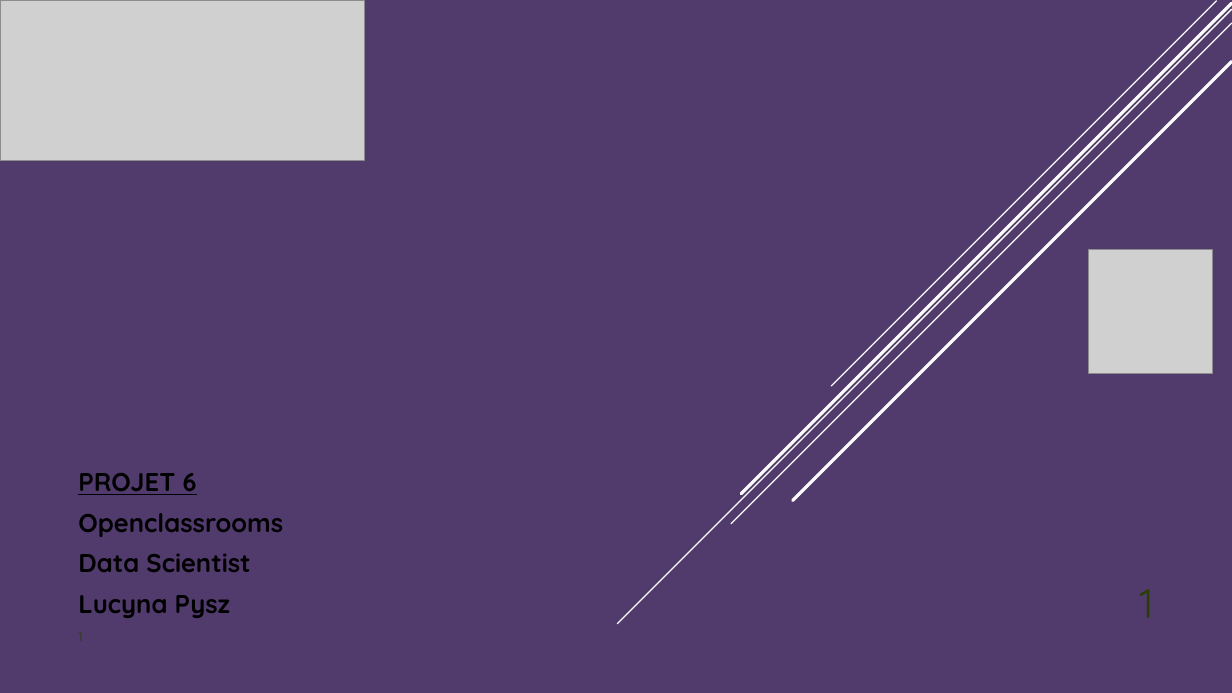
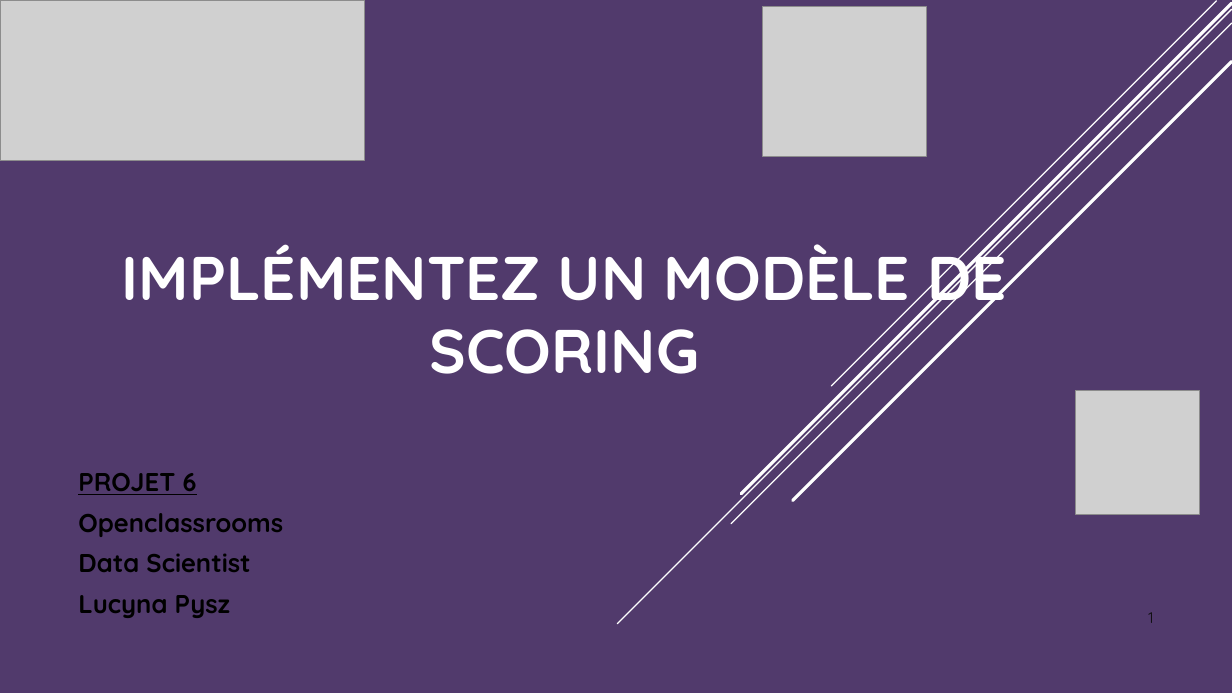
Before and after one commit to StudentLucyna/Projet7, a slide deck: slide 1 of Projet7_Pysz_Presentation.pptx. Drawn at 1232x693 pixels with LibreOffice and Linux fonts; fonts in the diff are those of the drawing; grey boxes stand for pictures. Boxes give left, top, right and bottom in pixels: in the first picture for what was removed or moved away, otherwise in the second. Text is boxed around its words. In the diff, an @@ line names an element or a change of style, - is before the commit and + after.

```diff
--- a/Projet7_Pysz_Presentation.pptx
+++ b/Projet7_Pysz_Presentation.pptx
@@ picture added at (763, 6, 927, 156) @@
@@ title added at (122, 236, 1006, 374), 48 pt, text #FFFFFF, bold @@
+IMPLÉMENTEZ UN MODÈLE DE SCORING
@@ picture: place and size @@
-picture at (1089, 250, 1213, 373)
+picture at (1076, 391, 1200, 515)
@@ page number added at (1148, 612, 1153, 623), 12 pt, text #0D0D0D @@
+1
```
Also in this commit, not shown: 19 slides added, 4 slides removed, 1 other file.
